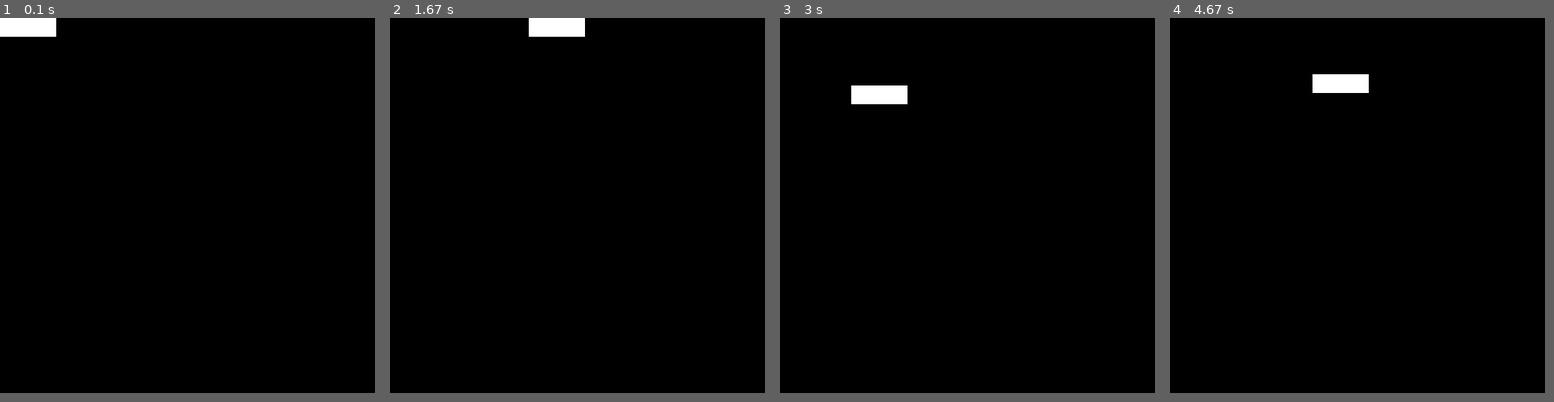
Above: before the commit, frames 1-4 (left to right).
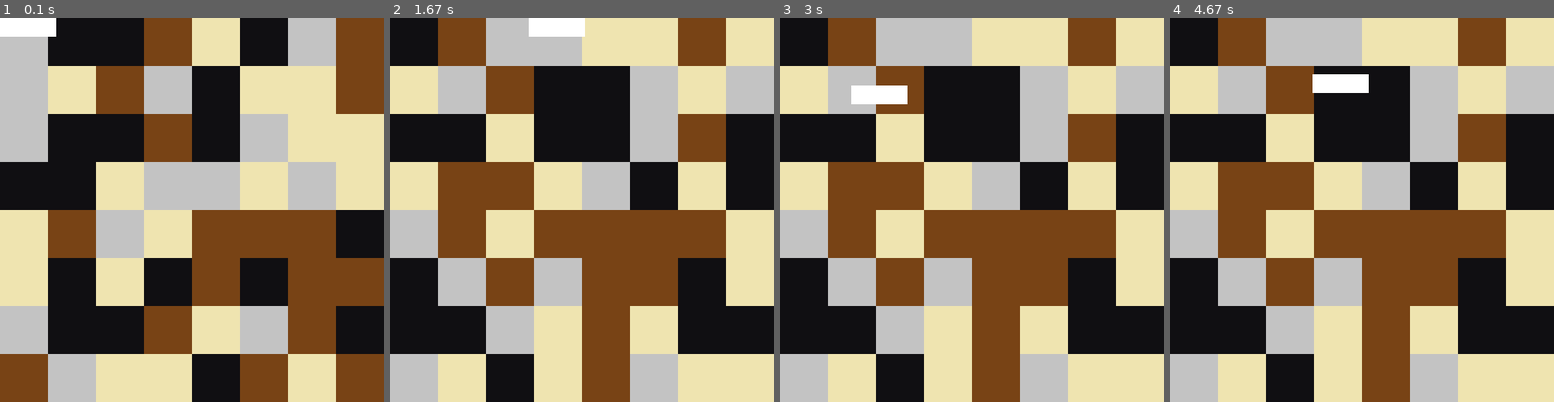
Above: after the commit, the same moments.

Repository: JoshMono/World-Generation-Pygame-Homework
Game: pygame game, started from Homework-Task-OOP/Homework_Task_OOP.py
The game is run twice, just before and just after one commit, with the same random seed, the same clock (stepped at 60 frames per second) and the same inputs.
Inputs:
- Up to frame 1 (0.1 s): no input
- Up to frame 2 (1.67 s): tap Space at 0.33 s; hold Right 0.67-1.13 s; hold Right from 1.5 s (still down)
- Up to frame 3 (3 s): release Right at 1.97 s; hold Left 2-2.53 s; hold Down 2.57-2.87 s; hold Left from 2.9 s (still down)
- Up to frame 4 (4.67 s): release Left at 3.3 s; hold Up 3.33-3.7 s; hold Right 3.73-4.37 s; hold Down from 4.4 s (still down)
In our replay, the window is 500x500 before the commit and 512x512 after it. These sizes can differ from the game's own. Grey fills any space a smaller window leaves; there, only what the larger window draws over its background counts as a difference.

The runs differ from the first frame. In frame 1, 72% of the frame differs, in the area x 0-100%, y 0-100%; in frame 2, 72%; in frame 3, 72%; in frame 4, 72%.

Commit message:
Simple World Generation

Diff:
--- a/Homework-Task-OOP/Homework_Task_OOP.py
+++ b/Homework-Task-OOP/Homework_Task_OOP.py
@@ -1,8 +1,17 @@
 import pygame
+import random
+
 
 pygame.init()
-screen = pygame.display.set_mode([500, 500])
+screen_width = 512
+screen_height = 512
+screen = pygame.display.set_mode([screen_width, screen_height])
 screen.fill((0, 0, 0))
+
+
+###
+### Player
+###
 
 class PlayerSprite(pygame.sprite.Sprite):
     def __init__(self):
@@ -42,16 +51,104 @@
         else:
             self.health -= damage
 
+
+###
+### Blocks
+###
+
+class Block:
+    def __init__(self, durablity: int, blast_protection: int, gravity_effected: bool, x: int, y: int):
+        self.durablity = durablity
+        self.health = durablity
+        self.blast_protection = blast_protection
+        self.gravity_effected = gravity_effected
+        self.destroyed = False
+        self.x = x
+        self.y = y
+
+    def take_damage(self, damage: int, damage_type: str):
+
+        if damage_type == "TNT":
+            damage /= self.blast_protection
+            if self.health > damage:
+                self.health -= damage
+            else:
+                self.health = 0
+                self.destroyed = True
+        elif damage_type == "Player":
+            if self.health > damage:
+                self.health -= damage
+            else:
+                self.health = 0
+                self.destroyed = True
+
+        print(F"Damage: {damage}")
+        print(F"Health: {self.health}")
+
+block_dict = {
+        1 : pygame.image.load("iron.png"),
+        2 : pygame.image.load("dirt.png"),
+        3 : pygame.image.load("obsidian.png"),
+        4 : pygame.image.load("sand.png")
+    }
+
+class Iron(Block):
+    def __init__(self, x: int, y: int):
+        super().__init__(10, 5, False, x, y)
+        self.image = block_dict[1]
+
+class Dirt(Block):
+    def __init__(self, x: int, y: int):
+        super().__init__(5, 1, False, x, y)
+        self.image = block_dict[2]
+
+class Obsidian(Block):
+    def __init__(self, x: int, y: int):
+        super().__init__(50, 30, False, x, y)
+        self.image = block_dict[3]
+
+class Sand(Block):
+   def __init__(self, x: int, y: int):
+        super().__init__(5, 1, True, x, y)
+        self.image = block_dict[4]
+
+
+all_blocks = [Iron, Dirt, Obsidian, Sand]
+
+
+block_list = []
+def generate_world(block_list: list):
+    block_list = []
+    for x in range(round(screen_width/64)):
+        for y in range(round(screen_height/64)):
+            block = all_blocks[random.randint(0,len(all_blocks)-1)]
+            block_list.append(block(x*64, y*64))
+
+    return block_list
+
+
+
+
+
+
+
+
+
 clock = pygame.time.Clock()
+
+block_list = generate_world(block_list)
 
 player = Player()
 running = True
 while running:
+
     clock.tick(60)
     for event in pygame.event.get():
         if event.type == pygame.KEYDOWN:
             if event.key == pygame.K_ESCAPE:
                 running = False
+            elif event.key == pygame.K_SPACE:
+                block_list = generate_world(block_list)
 
         elif event.type == pygame.QUIT:
             running = False
@@ -61,5 +158,7 @@
     player.update(pressed_keys)
     pygame.display.flip()
     screen.fill((0, 0, 0))
+    for block in block_list:
+        screen.blit(block.image, (block.x, block.y))
 
 pygame.quit()
Not shown, added: Homework-Task-OOP/New Bitmap image.bmp
Binary file added: Homework-Task-OOP/dirt.png
Binary file added: Homework-Task-OOP/iron.png
Binary file added: Homework-Task-OOP/obsidian.png
Binary file added: Homework-Task-OOP/sand.png
